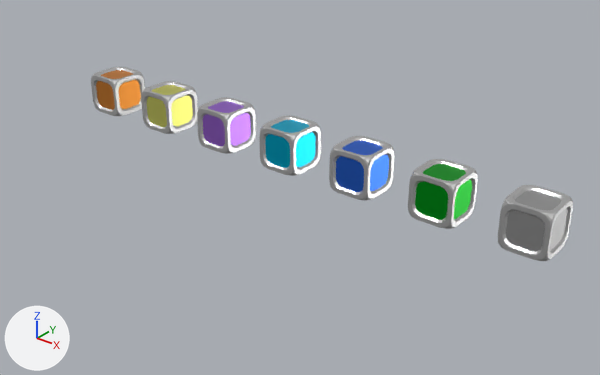
Renders of the Blender file DevelopmentMaterials/Models/crates.blend from each side of a commit.
One viewpoint serves both versions: a camera (50 mm lens) standing at (5.23, -13.67, 7.48) and looking at (-5.16, -0.69, -0.57). Every picture has the same lights, and +X, +Y and +Z are marked at lower left.

The older version as bpy lines, for what is in view:
```python
me_cube_003 = bpy.data.meshes.new('Cube.003')
me_cube_003.from_pydata(...)  # 288 vertices, 254 faces; spans x -0.5..0.5, y -0.5..0.5, z -0.5..0.5
me_cube_003.materials.append(mat_material)
me_cube_005 = bpy.data.meshes.new('Cube.005')
me_cube_005.from_pydata(...)  # 288 vertices, 254 faces; spans x -0.5..0.5, y -0.5..0.5, z -0.5..0.5
me_cube_005.materials.append(mat_material)
me_cube_006 = bpy.data.meshes.new('Cube.006')
me_cube_006.from_pydata(...)  # 288 vertices, 254 faces; spans x -0.5..0.5, y -0.5..0.5, z -0.5..0.5
me_cube_006.materials.append(mat_material)
ob_legendarycrate = bpy.data.objects.new('legendaryCrate', me_cube_006)
ob_legendarycrate.location = (-12.0, 0.0, 0.0)
ob_rarecrate = bpy.data.objects.new('rareCrate', me_cube_003)
ob_rarecrate.location = (-6.0, 0.0, 0.0)
ob_uniquecrate = bpy.data.objects.new('uniqueCrate', me_cube_005)
ob_uniquecrate.location = (-10.0, 0.0, 0.0)
# also in view: 'industrialCrate' at (-4.0, 0.0, 0.0); 'regularCrate' at (0.0, 0.0, 0.0); 'advancedCrate' at (-2.0, 0.0, 0.0); 'masteryCrate' at (-8.0, 0.0, 0.0)
```
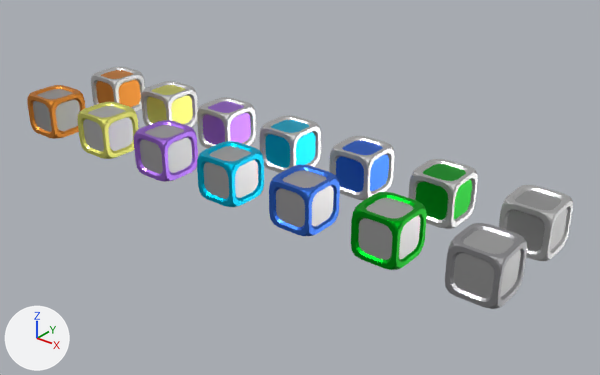
Changed parts and their boxes (x1, y1, x2, y2) in the pictures (600 x 375 px):
'regularCrate_frame', added: after (445, 223, 527, 309)
'advancedCrate_frame', added: after (351, 192, 427, 270)
'industrialCrate_frame', added: after (269, 165, 340, 236)
'rareCrate_frame', added: after (197, 141, 264, 207)
'masteryCrate_frame', added: after (134, 120, 198, 182)
'uniqueCrate_frame', added: after (78, 102, 139, 159)
'legendaryCrate_frame', added: after (27, 85, 85, 139)

Diff of the bpy script that builds the scene:
```diff
--- a/DevelopmentMaterials/Models/crates.blend.py
+++ b/DevelopmentMaterials/Models/crates.blend.py
@@ me_cube_013 @@
+me_cube_013.from_pydata(...)  # 288 vertices, 254 faces; spans x -0.5..0.5, y -0.5..0.5, z -0.5..0.5
+me_cube_013.materials.append(mat_material)
@@ me_cube_012 @@
+me_cube_012.from_pydata(...)  # 288 vertices, 254 faces; spans x -0.5..0.5, y -0.5..0.5, z -0.5..0.5
+me_cube_012.materials.append(mat_material)
@@ me_cube_011 @@
+me_cube_011.from_pydata(...)  # 288 vertices, 254 faces; spans x -0.5..0.5, y -0.5..0.5, z -0.5..0.5
+me_cube_011.materials.append(mat_material)
@@ me_cube_010 @@
+me_cube_010.from_pydata(...)  # 288 vertices, 254 faces; spans x -0.5..0.5, y -0.5..0.5, z -0.5..0.5
+me_cube_010.materials.append(mat_material)
@@ me_cube_009 @@
+me_cube_009.from_pydata(...)  # 288 vertices, 254 faces; spans x -0.5..0.5, y -0.5..0.5, z -0.5..0.5
+me_cube_009.materials.append(mat_material)
@@ me_cube_008 @@
+me_cube_008.from_pydata(...)  # 288 vertices, 254 faces; spans x -0.5..0.5, y -0.5..0.5, z -0.5..0.5
+me_cube_008.materials.append(mat_material)
@@ me_cube_007 @@
+me_cube_007.from_pydata(...)  # 288 vertices, 254 faces; spans x -0.5..0.5, y -0.5..0.5, z -0.5..0.5
+me_cube_007.materials.append(mat_material)
@@ ob_legendarycrate_frame @@
+ob_legendarycrate_frame = bpy.data.objects.new('legendaryCrate_frame', me_cube_013)
+ob_legendarycrate_frame.location = (-12.0, -2.0, 0.0)
@@ ob_uniquecrate_frame @@
+ob_uniquecrate_frame = bpy.data.objects.new('uniqueCrate_frame', me_cube_012)
+ob_uniquecrate_frame.location = (-10.0, -2.0, 0.0)
@@ ob_masterycrate_frame @@
+ob_masterycrate_frame = bpy.data.objects.new('masteryCrate_frame', me_cube_011)
+ob_masterycrate_frame.location = (-8.0, -2.0, 0.0)
@@ ob_industrialcrate_frame @@
+ob_industrialcrate_frame = bpy.data.objects.new('industrialCrate_frame', me_cube_010)
+ob_industrialcrate_frame.location = (-4.0, -2.0, 0.0)
@@ ob_rarecrate_frame @@
+ob_rarecrate_frame = bpy.data.objects.new('rareCrate_frame', me_cube_009)
+ob_rarecrate_frame.location = (-6.0, -2.0, 0.0)
@@ ob_advancedcrate_frame @@
+ob_advancedcrate_frame = bpy.data.objects.new('advancedCrate_frame', me_cube_008)
+ob_advancedcrate_frame.location = (-2.0, -2.0, 0.0)
@@ ob_regularcrate_frame @@
+ob_regularcrate_frame = bpy.data.objects.new('regularCrate_frame', me_cube_007)
+ob_regularcrate_frame.location = (0.0, -2.0, 0.0)
```
